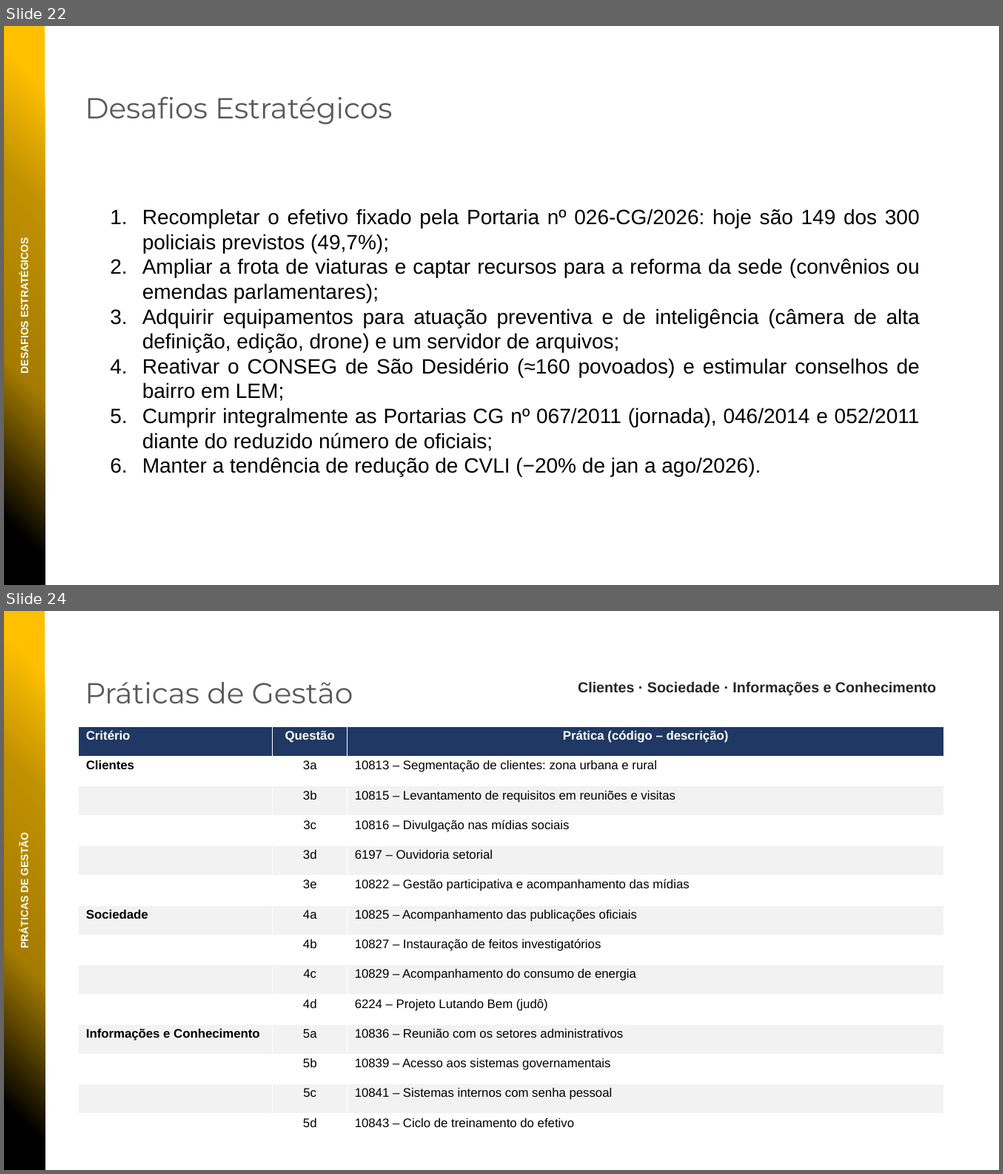
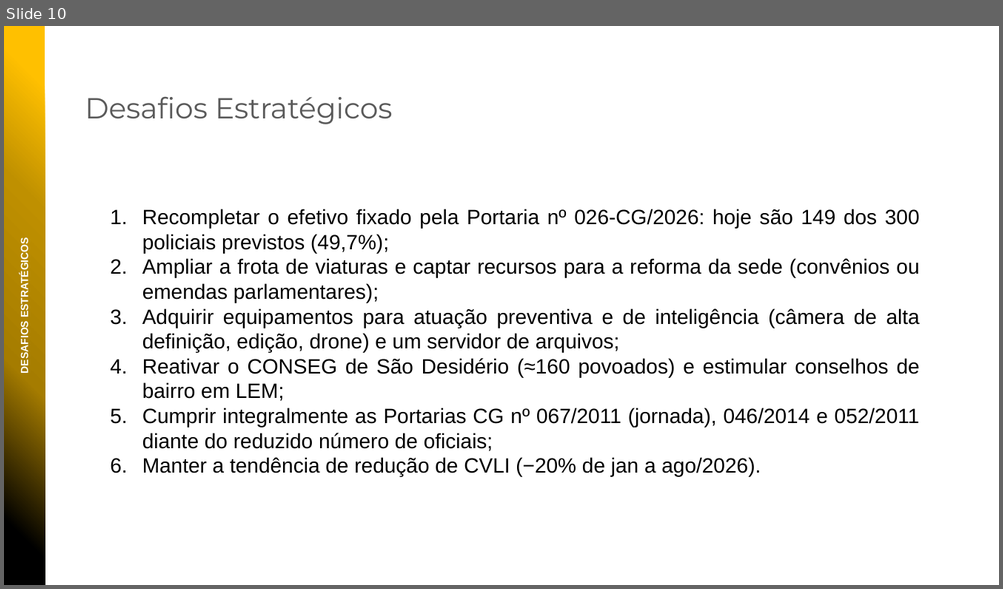
Before and after one commit to niltonbmg/CPOI, a slide deck: apresentacoes/PPMGQ_2026_27BPM.pptx. Shown one above the other, each under a label of ours: slides 22 and 24 before the commit, slide 10 after it; the slides between them are not shown. The pictures are 1003x1174 and 1003x589 pixels, drawn with LibreOffice and Linux fonts; fonts in the diff are those of the drawing; background and template pictures are left out. Boxes give left, top, right and bottom in pixels: in the first picture for what was removed or moved away, otherwise in the second. Text is boxed around its words. In the diff, an @@ line names an element or a change of style, - is before the commit and + after.

```diff
--- a/apresentacoes/PPMGQ_2026_27BPM.pptx
+++ b/apresentacoes/PPMGQ_2026_27BPM.pptx
@@ slide 24 removed at [4, 611, 999, 1170], background picture (left out) @@
@@ rectangle removed at [4, 611, 45, 1170] @@
@@ text removed at [85, 682, 353, 703] @@
-Práticas de Gestão
@@ text removed at [578, 681, 936, 695] @@
-Clientes · Sociedade · Informações e Conhecimento
@@ table removed at [79, 726, 944, 1145], 14 rows, 3 columns @@
-Critério | Questão | Prática (código – descrição)
-Clientes | 3a | 10813 – Segmentação de clientes: zona urbana e rural
- | 3b | 10815 – Levantamento de requisitos em reuniões e visitas
- | 3c | 10816 – Divulgação nas mídias sociais
- | 3d | 6197 – Ouvidoria setorial
- | 3e | 10822 – Gestão participativa e acompanhamento das mídias
-Sociedade | 4a | 10825 – Acompanhamento das publicações oficiais
- | 4b | 10827 – Instauração de feitos investigatórios
- | 4c | 10829 – Acompanhamento do consumo de energia
- | 4d | 6224 – Projeto Lutando Bem (judô)
-Informações e Conhecimento | 5a | 10836 – Reunião com os setores administrativos
- | 5b | 10839 – Acesso aos sistemas governamentais
- | 5c | 10841 – Sistemas internos com senha pessoal
- | 5d | 10843 – Ciclo de treinamento do efetivo
@@ text removed at [19, 836, 31, 947] @@
-PRÁTICAS DE GESTÃO
@@ what was slide 22 is now slide 10 @@
```
Also in this commit, not shown: 11 slides changed, 6 slides added, 7 other slides removed.
